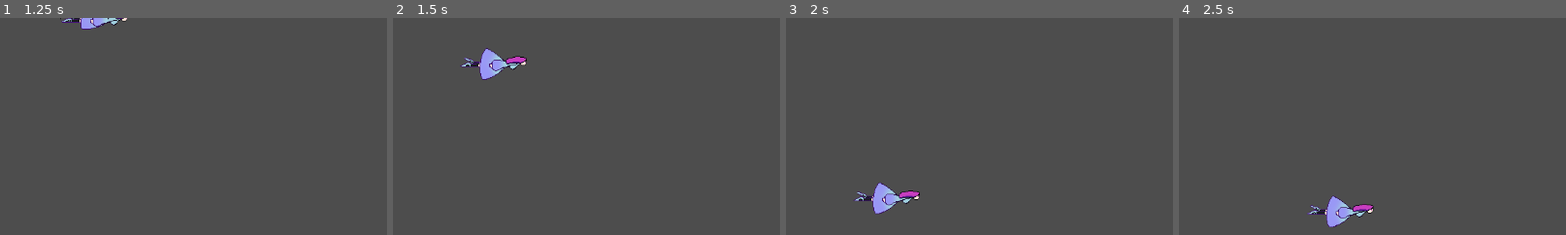
Above: before the commit, frames 1-4 (left to right).
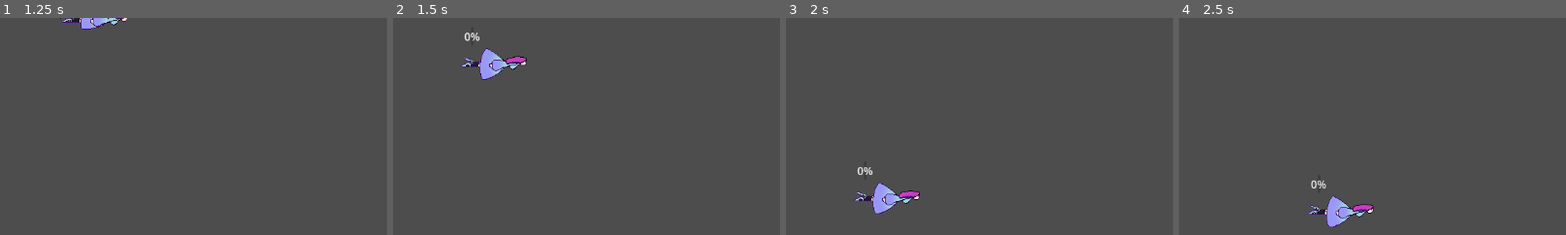
Above: after the commit, the same moments.

Repository: clenneabig/AI-KILL
Game: Godot game, scene res://player.tscn
Two runs of this game, one before a commit and one after it. Both use one fixed random seed, a clock stepped at 60 frames per second and the inputs below. The engine's default icon, where the game draws it, is replaced by a stand-in: a white triangle on a blue panel in a dark square.
Inputs (mouse positions are % of the whole screen's width and height, from its top left):
- Up to frame 1 (1.25 s): tap Enter at 0.5 s; move the mouse to (72, 45) at 0.52 s; press the mouse at (72, 45) at 0.53 s; hold D (move_right) from 0.53 s (still down)
- Up to frame 2 (1.5 s): move the mouse to (30, 55) at 1.27 s; release D (move_right) at 1.28 s; release the mouse at (30, 55) at 1.28 s; hold S (move_down) from 1.28 s (still down); click (30, 55) at 1.35 s
- Up to frame 3 (2 s): keep holding S (move_down)
- Up to frame 4 (2.5 s): move the mouse to (60, 28) at 2.02 s; release S (move_down) at 2.03 s; press the mouse at (60, 28) at 2.03 s; hold D (move_right) from 2.03 s (still down)
The pictures show only the part of the screen within x 0-50%, y 0-50%; the shares and areas given below are measured in that part.

Frame 1 is identical in both runs. In frame 2, 0.1% of the frame differs, in the area x 18-23%, y 6-11%; in frame 3, less than 0.1%; in frame 4, less than 0.1%.

Commit message:
Bar added

Diff:
--- a/player.gd
+++ b/player.gd
@@ -41,7 +41,7 @@
 	position = position.clamp(Vector2.ZERO, screen_size)
 	#self.position = get_viewport().get_mouse_position()
 
-	if Input.is_action_pressed("bomb"):
+	if Input.is_action_pressed("bomb") and $HSlider.value == 100:
 		bomb.emit()
 
 	if Input.is_action_pressed("toggle_bullets"):
--- a/player.tscn
+++ b/player.tscn
@@ -100,6 +100,12 @@
 shape = SubResource("CircleShape2D_geqy1")
 disabled = true
 
+[node name="ProgressBar" type="ProgressBar" parent="."]
+offset_left = -34.0
+offset_top = -53.0
+offset_right = -30.0
+offset_bottom = -26.0
+
 [connection signal="body_entered" from="." to="." method="_on_body_entered"]
 [connection signal="bomb" from="." to="Bomb" method="_on_player_bomb"]
 [connection signal="body_entered" from="Bomb" to="Bomb" method="_on_body_entered"]
